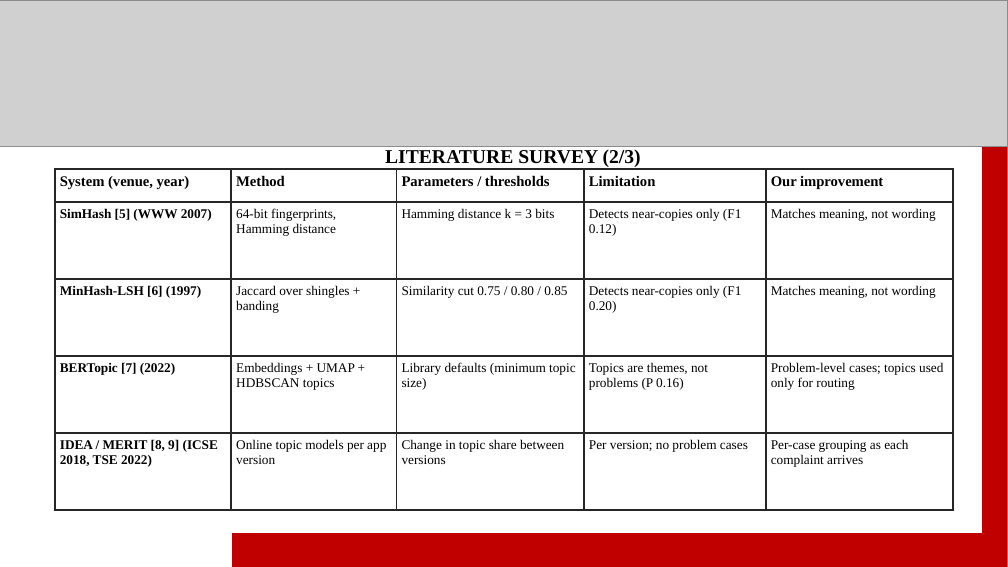
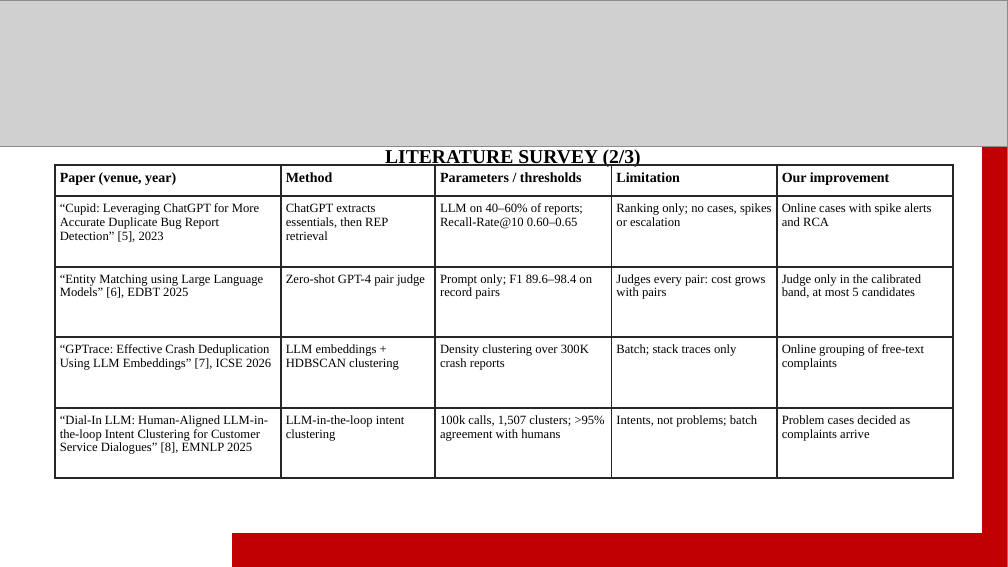
Before and after one commit to sanyyyyoo/InsightDesk, a slide deck: slide 5 of reports/ppt/InsightDesk_final.pptx. Drawn at 1008x567 pixels with LibreOffice and Linux fonts; fonts in the diff are those of the drawing; grey boxes stand for pictures. Boxes give left, top, right and bottom in pixels: in the first picture for what was removed or moved away, otherwise in the second. Text is boxed around its words. In the diff, an @@ line names an element or a change of style, - is before the commit and + after.

```diff
--- a/reports/ppt/InsightDesk_final.pptx
+++ b/reports/ppt/InsightDesk_final.pptx
@@ table at (54, 165, 953, 479) @@
-row 1, column 1: System (venue, year)
+row 1, column 1: Paper (venue, year)
-row 2: SimHash [5] (WWW 2007) | 64-bit fingerprints, Hamming distance | Hamming distance k = 3 bits | Detects near-copies only (F1 0.12) | Matches meaning, not wording
+row 2: “Cupid: Leveraging ChatGPT for More Accurate Duplicate Bug Report Detection” [5], 2023 | ChatGPT extracts essentials, then REP retrieval | LLM on 40–60% of reports; Recall-Rate@10 0.60–0.65 | Ranking only; no cases, spikes or escalation | Online cases with spike alerts and RCA
-row 3: MinHash-LSH [6] (1997) | Jaccard over shingles + banding | Similarity cut 0.75 / 0.80 / 0.85 | Detects near-copies only (F1 0.20) | Matches meaning, not wording
+row 3: “Entity Matching using Large Language Models” [6], EDBT 2025 | Zero-shot GPT-4 pair judge | Prompt only; F1 89.6–98.4 on record pairs | Judges every pair: cost grows with pairs | Judge only in the calibrated band, at most 5 candidates
-row 4: BERTopic [7] (2022) | Embeddings + UMAP + HDBSCAN topics | Library defaults (minimum topic size) | Topics are themes, not problems (P 0.16) | Problem-level cases; topics used only for routing
+row 4: “GPTrace: Effective Crash Deduplication Using LLM Embeddings” [7], ICSE 2026 | LLM embeddings + HDBSCAN clustering | Density clustering over 300K crash reports | Batch; stack traces only | Online grouping of free-text complaints
-row 5: IDEA / MERIT [8, 9] (ICSE 2018, TSE 2022) | Online topic models per app version | Change in topic share between versions | Per version; no problem cases | Per-case grouping as each complaint arrives
+row 5: “Dial-In LLM: Human-Aligned LLM-in-the-loop Intent Clustering for Customer Service Dialogues” [8], EMNLP 2025 | LLM-in-the-loop intent clustering | 100k calls, 1,507 clusters; >95% agreement with humans | Intents, not problems; batch | Problem cases decided as complaints arrive
@@ size 10.5 to 10 pt in "Method", "Parameters / thresholds", "Limitation", "Our improvement" @@
```
Also in this commit, not shown: 5 other slides changed, 2 other files.
